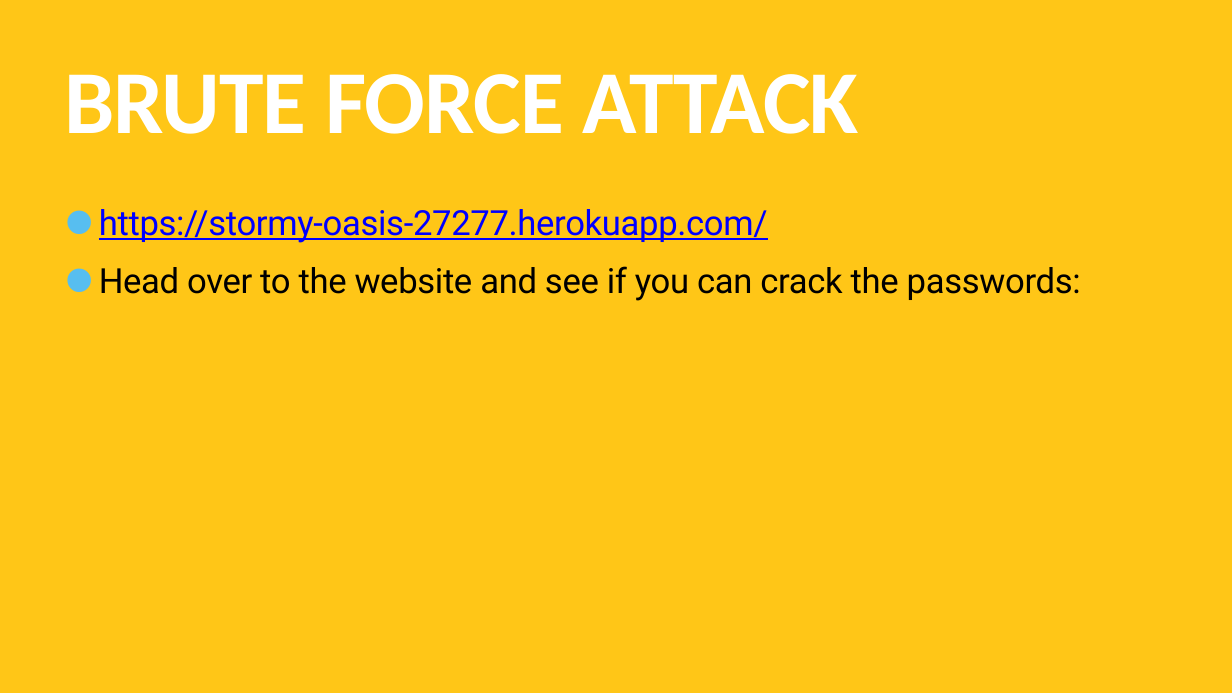
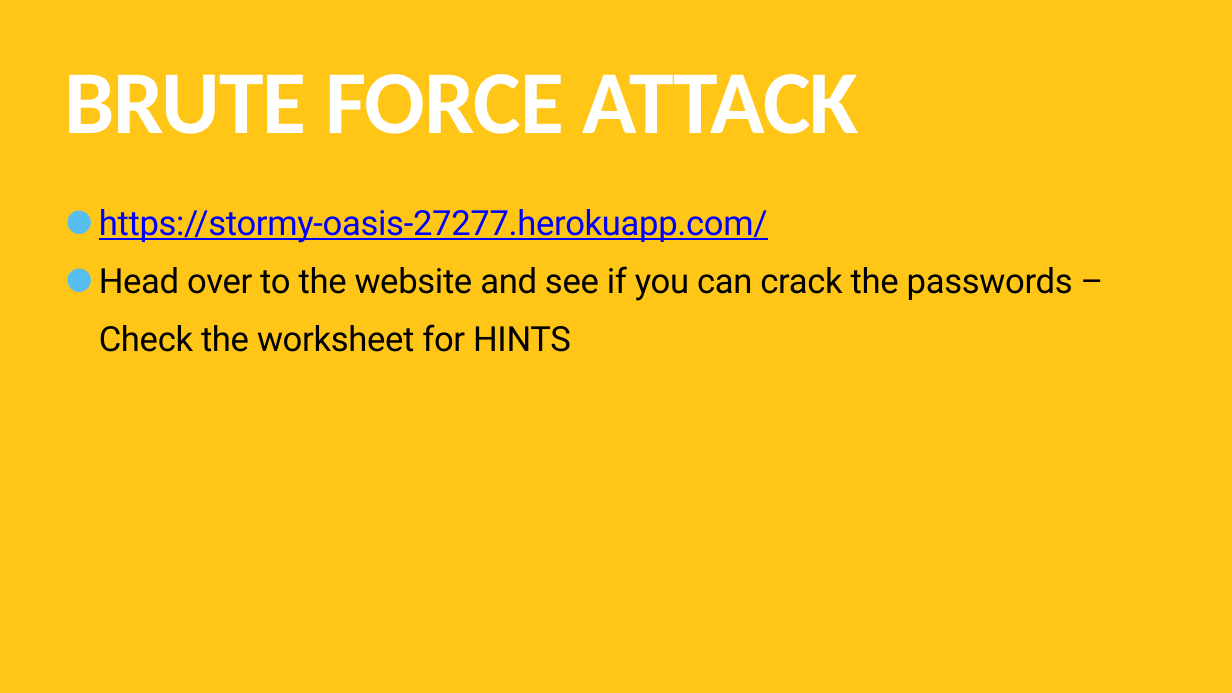
Before and after one commit to TommyWoodley/teaching, a slide deck: slide 11 of Y10/Attacks/AttacksPresentation.pptx (slide 9 before the commit). Drawn at 1232x693 pixels with LibreOffice and Linux fonts; fonts in the diff are those of the drawing. Boxes give left, top, right and bottom in pixels: in the first picture for what was removed or moved away, otherwise in the second. Text is boxed around its words. In the diff, an @@ line names an element or a change of style, - is before the commit and + after.

Commit message:
final update for regular expressions and y10 attacks

```diff
--- a/Y10/Attacks/AttacksPresentation.pptx
+++ b/Y10/Attacks/AttacksPresentation.pptx
@@ text at [99,266,1073,352]: text changed @@
-• Head over to the website and see if you can crack the passwords:
+• Head over to the website and see if you can crack the passwords – Check the worksheet for HINTS
```
Also in this commit, not shown: 1 other slide changed, 2 slides added, 5 other files.
